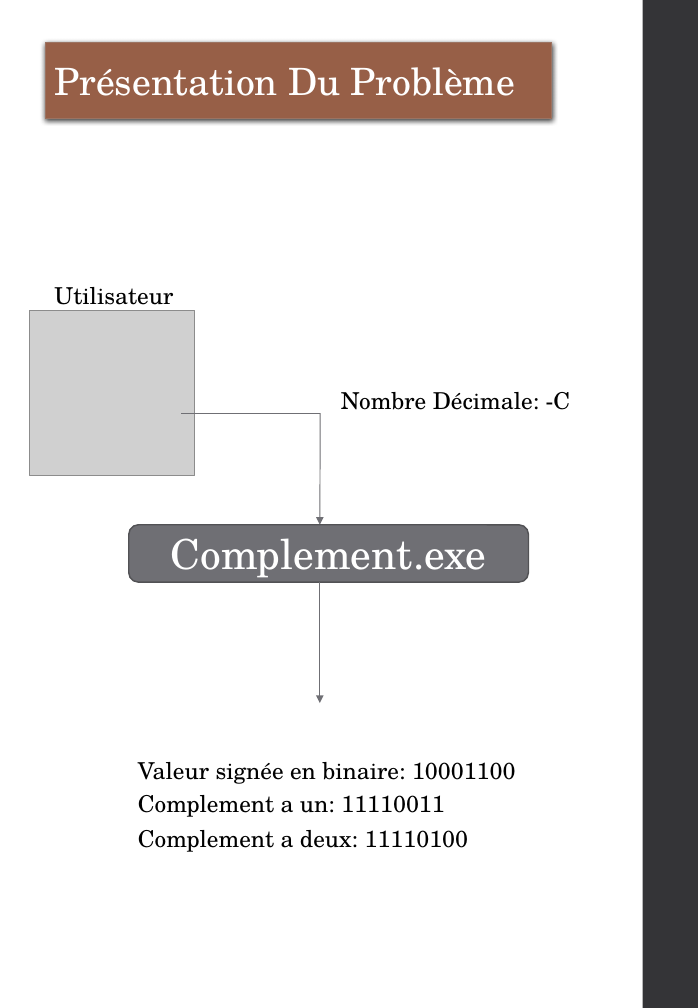
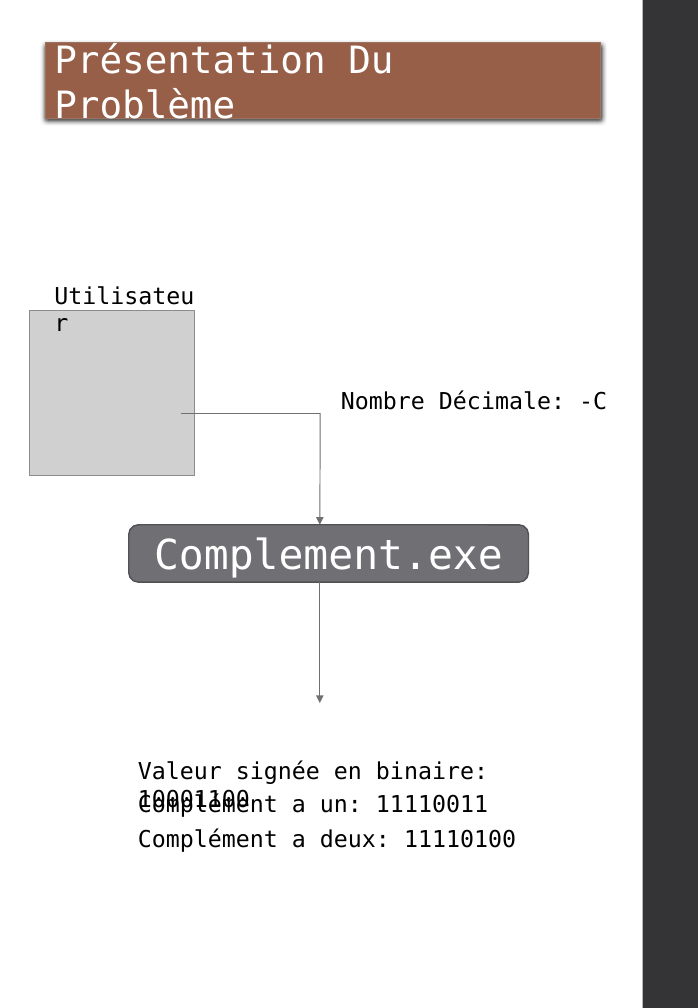
Before and after one commit to FaroukBel/Ones-Twos-Complement, a slide deck: slide 2 of Compte rendus/Complement.pptx. Drawn at 698x1008 pixels with LibreOffice and Linux fonts; fonts in the diff are those of the drawing; grey boxes stand for pictures. Boxes give left, top, right and bottom in pixels: in the first picture for what was removed or moved away, otherwise in the second. Text is boxed around its words. In the diff, an @@ line names an element or a change of style, - is before the commit and + after.

```diff
--- a/Compte rendus/Complement.pptx
+++ b/Compte rendus/Complement.pptx
@@ rectangle "Présentation Du Problème": place and size @@
-rectangle "Présentation Du Problème" at box(46, 42, 552, 118)
+rectangle "Présentation Du Problème" at box(46, 42, 601, 118)
@@ font TeX Gyre Schola to DejaVu Sans Mono in 5 elements at box(128, 525, 529, 583), box(46, 276, 212, 314), box(341, 390, 607, 410), box(46, 42, 601, 118), box(138, 760, 488, 813) @@
@@ text at box(138, 793, 488, 817): text changed; font TeX Gyre Schola to DejaVu Sans Mono @@
-Complement a un: 11110011
+Complément a un: 11110011
@@ text at box(138, 828, 516, 852): text changed; font TeX Gyre Schola to DejaVu Sans Mono @@
-Complement a deux: 11110100
+Complément a deux: 11110100
```
Also in this commit, not shown: 2 other slides changed, 9 slides added, 6 other files.
